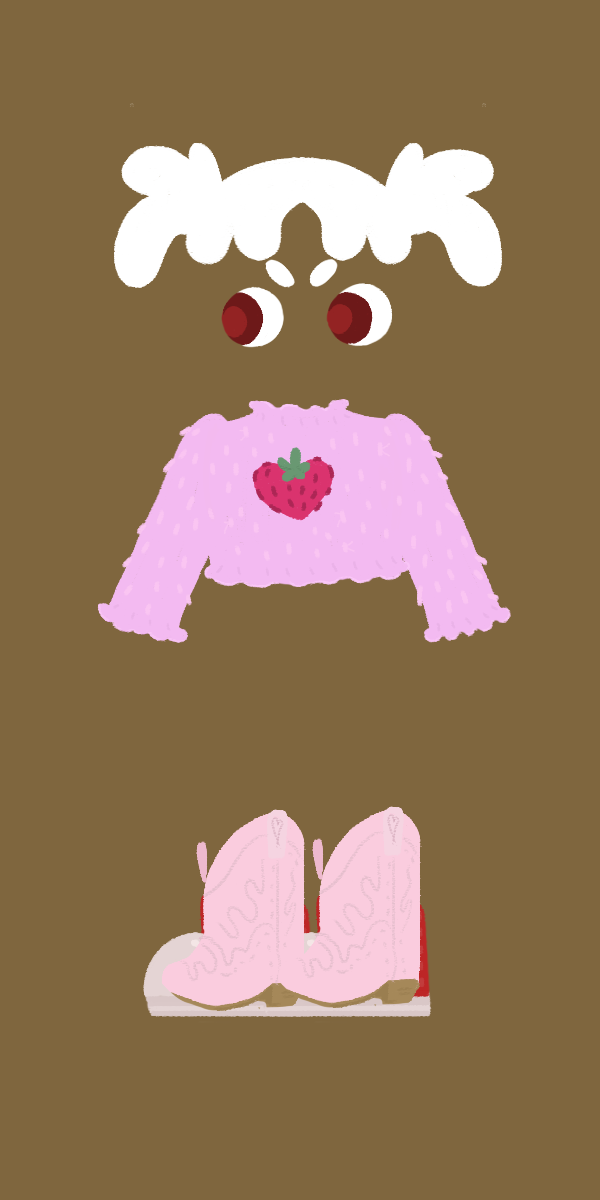
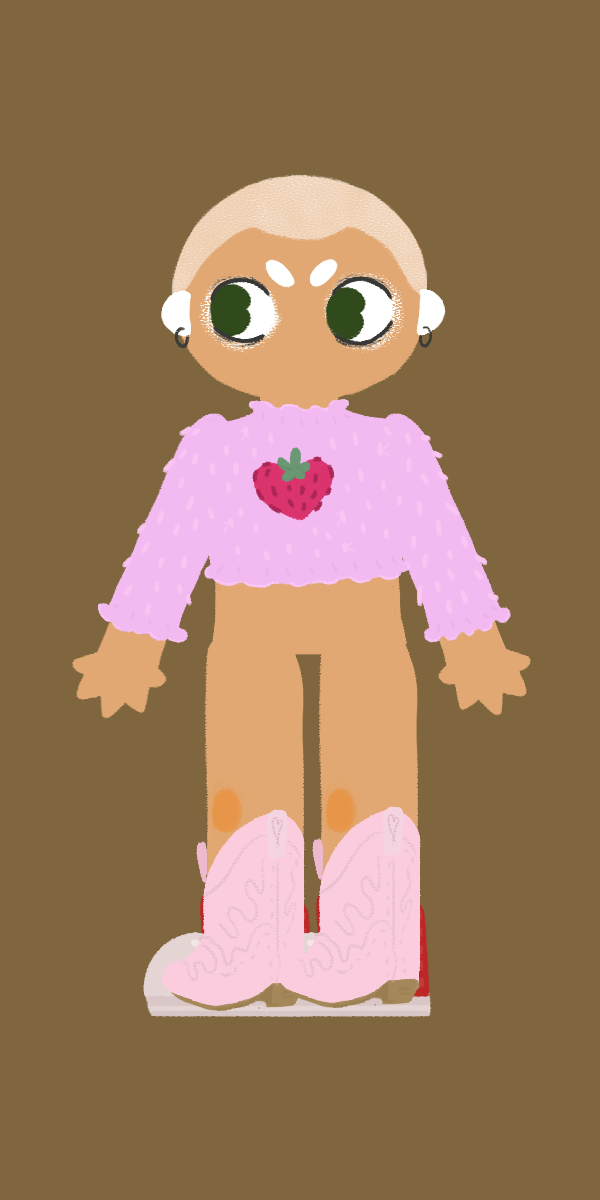
The second w=600, h=1200 image is a revision of the first. Changes to its layers:
hid "Eyes_Round_Red", painted on it over [216, 281, 393, 348]
showed "Eyes_Circle", painted on it over [207, 270, 396, 348]
showed group "Earrings" (3 layers) over [161, 289, 446, 354]
painted on "Hoops" over [174, 320, 422, 354]
showed group "Eyeshadow" (3 layers) over [195, 263, 411, 353]
showed "Emo", painted on it over [198, 268, 408, 353]
hid group "Tails" (5 layers) over [114, 103, 502, 422]
hid "Tails_HighBun_Pigtails", painted on it over [114, 103, 502, 288]
hid group "Bangs" (4 layers) over [155, 149, 435, 267]
showed "Hair_Buzz", painted on it over [168, 137, 463, 316]
showed group "Base - Tester" (8 layers) over [72, 175, 531, 889]
